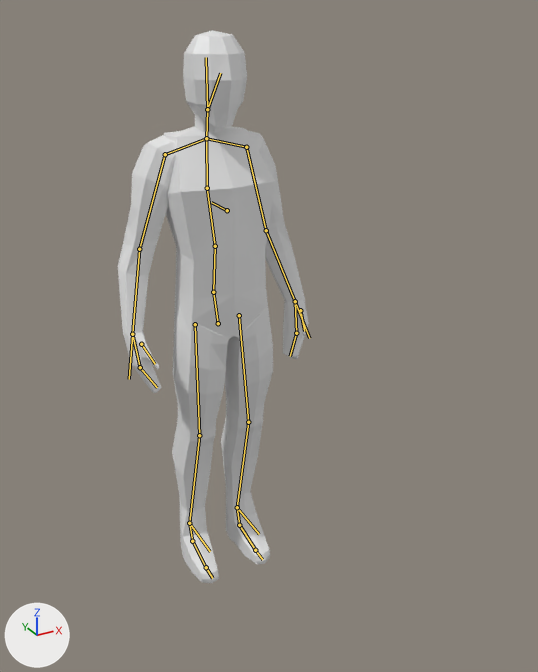
Two versions of the Blender file assets/models/base_male.blend, one commit apart.
The view is the same before and after, from a 50 mm camera at (-1.13, -2.44, 2.22) aimed at (0.14, -0.12, 1.06). The axes (+X, +Y, +Z) are drawn at lower left. The lights are the same throughout. The first picture is the older version. The bones that change, and the others that lie on the model, are drawn over the model as lines.

Objects in the first picture: 'arms', 'head', 'neck', 'torso'.
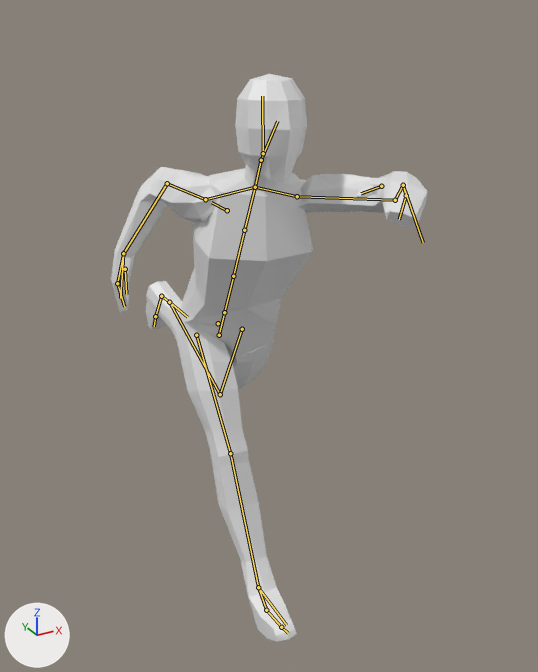
The newer file adds an action. The first version stands in its rest pose; the second is drawn at frame 13 of the action 'run'.

Location of each change, (x1, y1, x2, y2) in pixels of the pictures (538 x 672 px):
```json
{"object": "torso", "change": "posed", "before": [164, 126, 275, 583], "after": [146, 168, 313, 642], "on screen": "50% wider"}
{"object": "arms", "change": "posed", "before": [117, 130, 308, 393], "after": [111, 167, 428, 312], "on screen": "66% wider, 45% shorter"}
{"object": "head", "change": "posed", "before": [183, 30, 247, 128], "after": [235, 74, 307, 182], "on screen": "12% wider, 10% taller"}
{"object": "neck", "change": "posed", "before": [195, 114, 223, 132], "after": [244, 164, 275, 191]}
{"bone": "Spine.000", "before": "(218, 323) to (213, 292)", "after": "(219, 335) to (224, 312)"}
{"bone": "Head", "before": "(207, 109) to (220, 73)", "after": "(261, 160) to (277, 121)"}
{"bone": "Arm.IK.L", "before": "(295, 301) to (309, 338)", "after": "(403, 185) to (423, 242)"}
{"bone": "Leg.IK.L", "before": "(237, 507) to (259, 534)", "after": "(169, 302) to (187, 317)"}
{"bone": "Neck.IK", "before": "(207, 109) to (206, 57)", "after": "(263, 153) to (262, 96)"}
{"bone": "Arm.IK.R", "before": "(132, 334) to (129, 379)", "after": "(123, 253) to (120, 298)"}
{"bone": "Leg.IK.R", "before": "(189, 523) to (210, 551)", "after": "(258, 587) to (286, 625)"}
```

Edits to the scene script, one JSON object a line:
```json
{"block": "bone_spine_000", "where": "bone_spine_000 = bpy.data.objects['Armature'].pose.bones['Spine.000']"}
{"op": "set", "path": "bone_spine_000.location", "old": "(0.0, 0.0, 0.0)", "new": "(0.0, -0.31, -0.04)"}
{"op": "set", "path": "bone_spine_000.rotation_quaternion", "old": "(1.0, 0.0, 0.0, 0.0)", "new": "(0.965, 0.0, 0.071, -0.253)", "note": "degrees (0, 0, 0) -> degrees (-2, 8, -30)"}
{"block": "bone_head", "where": "bone_head = bpy.data.objects['Armature'].pose.bones['Head']  # child of 'Neck'"}
{"op": "set", "path": "bone_head.rotation_quaternion", "old": "(1.0, 0.0, 0.0, 0.0)", "new": "(0.987, -0.153, 0.039, -0.015)", "note": "degrees (0, 0, 0) -> degrees (-18, 4, -2)"}
{"block": "bone_arm_ik_l", "where": "bone_arm_ik_l = bpy.data.objects['Armature'].pose.bones['Arm.IK.L']"}
{"op": "set", "path": "bone_arm_ik_l.location", "old": "(0.0, 0.0, 0.0)", "new": "(-0.33, -2.63, 7.04)"}
{"block": "bone_leg_ik_l", "where": "bone_leg_ik_l = bpy.data.objects['Armature'].pose.bones['Leg.IK.L']"}
{"op": "set", "path": "bone_leg_ik_l.location", "old": "(0.0, 0.0, 0.0)", "new": "(-0.29, -3.86, -5.61)"}
{"block": "bone_neck_ik", "where": "bone_neck_ik = bpy.data.objects['Armature'].pose.bones['Neck.IK']"}
{"op": "set", "path": "bone_neck_ik.location", "old": "(0.0, 0.0, 0.0)", "new": "(0.0, -0.6, 2.73)"}
{"block": "bone_arm_ik_r", "where": "bone_arm_ik_r = bpy.data.objects['Armature'].pose.bones['Arm.IK.R']"}
{"op": "set", "path": "bone_arm_ik_r.location", "old": "(0.0, 0.0, 0.0)", "new": "(0.19, -1.99, -0.46)"}
{"block": "bone_leg_ik_r", "where": "bone_leg_ik_r = bpy.data.objects['Armature'].pose.bones['Leg.IK.R']"}
{"op": "set", "path": "bone_leg_ik_r.location", "old": "(0.0, 0.0, 0.0)", "new": "(0.27, 3.87, -0.48)"}
```
